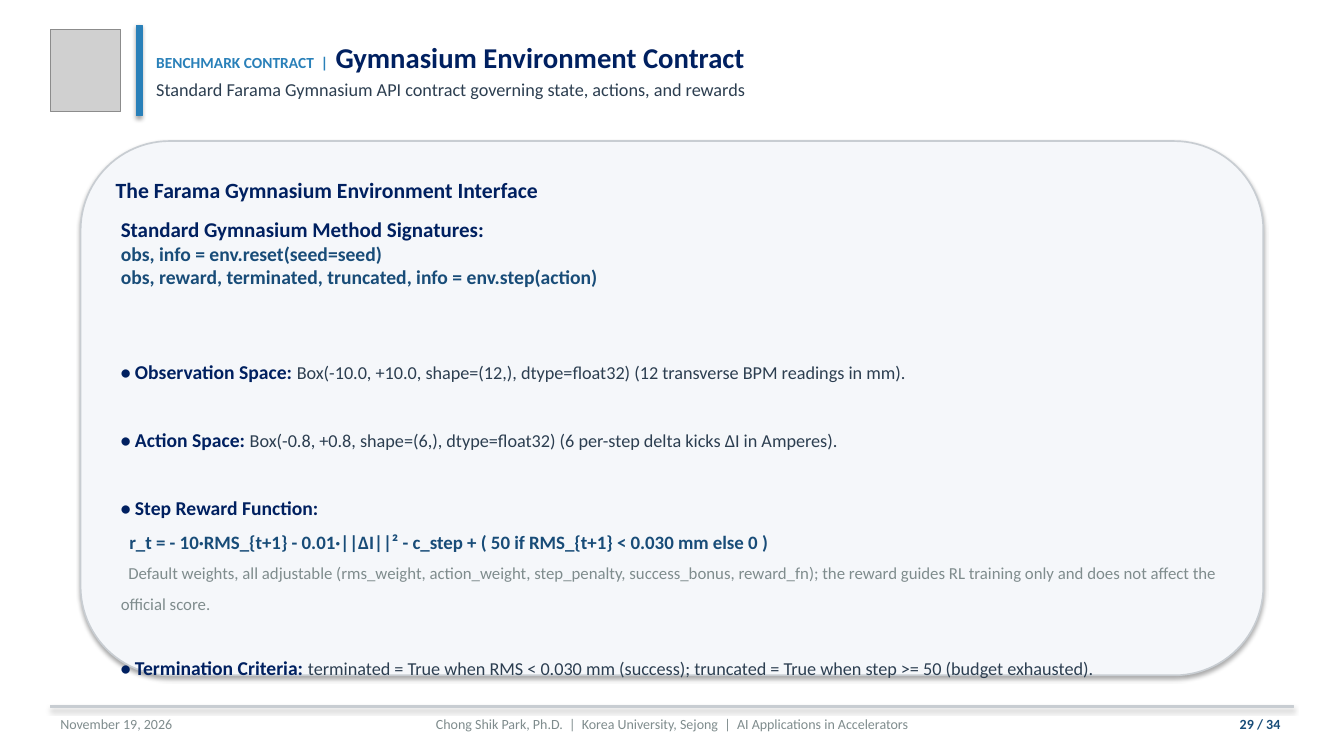
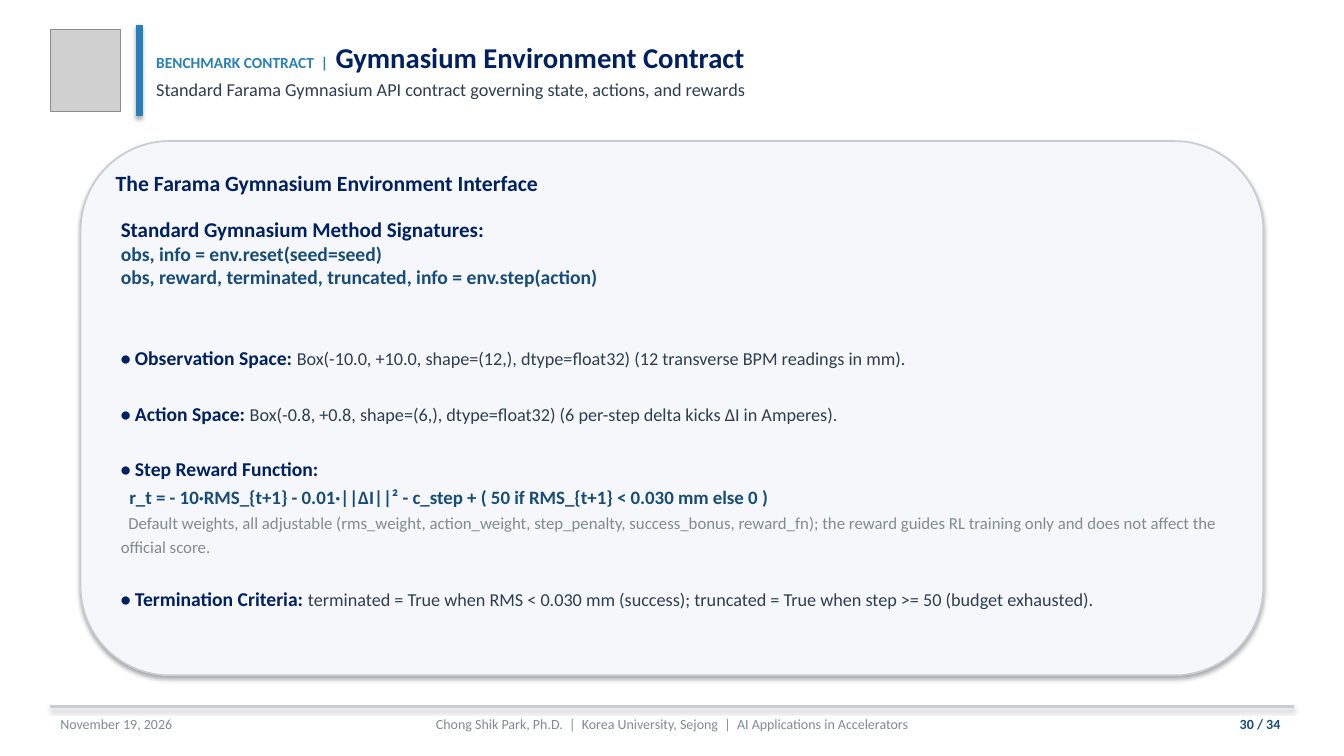
Before and after one commit to cspark7701/ai4acc-mini-hackathon, a slide deck: slide 30 of presentations/Lecture_1_AI_ML_Foundations_and_Control_Slides.pptx (slide 29 before the commit). Drawn at 1344x756 pixels with LibreOffice and Linux fonts; fonts in the diff are those of the drawing; grey boxes stand for pictures. Boxes give left, top, right and bottom in pixels: in the first picture for what was removed or moved away, otherwise in the second. Text is boxed around its words. In the diff, an @@ line names an element or a change of style, - is before the commit and + after.

```diff
--- a/presentations/Lecture_1_AI_ML_Foundations_and_Control_Slides.pptx
+++ b/presentations/Lecture_1_AI_ML_Foundations_and_Control_Slides.pptx
@@ text "The Farama Gymnasium Environment Interface" at [116, 175, 538, 195]: line spacing 1.5 to 1.22 @@
@@ text "Standard Gymnasium Method Signatures: obs, ..." at [121, 222, 1216, 609]: line spacing 1.5 to 1.22 @@
@@ text at [1240, 720, 1280, 729]: text changed @@
-29 / 34
+30 / 34
```
Also in this commit, not shown: 17 other slides changed, 1 slide added, 6 other files.
